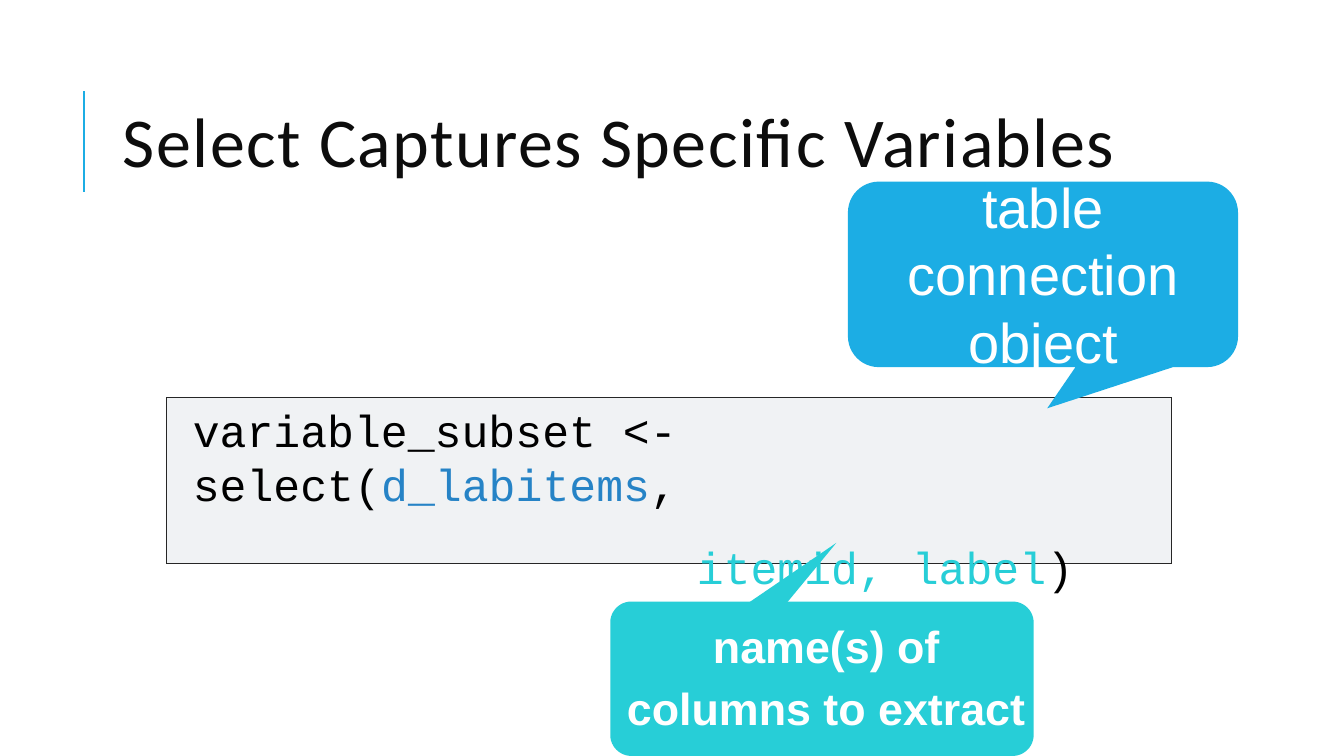
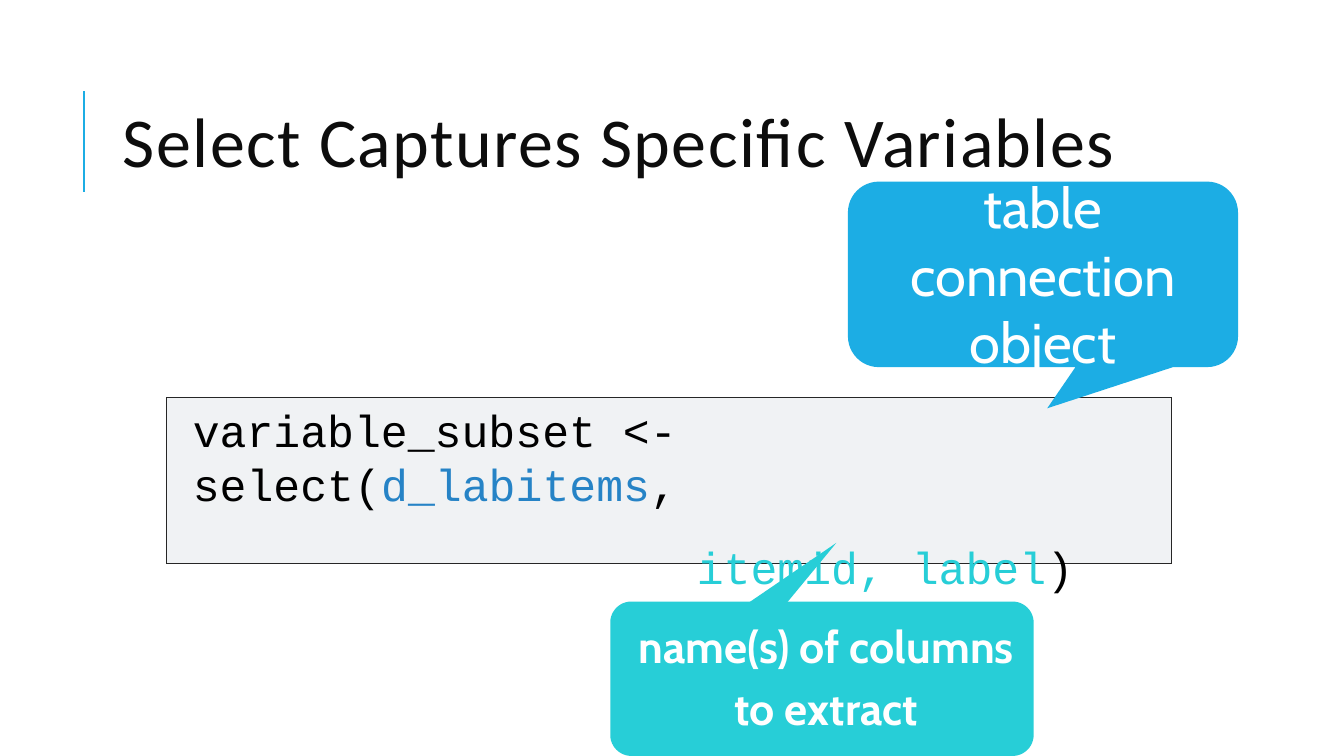
Before and after one commit to amromeo/api_r_int_db_24, a slide deck: slide 25 of presentations/02 - Databases with R.pptx (slide 24 before the commit). Drawn at 1344x756 pixels with LibreOffice and Linux fonts; fonts in the diff are those of the drawing. Boxes give left, top, right and bottom in pixels: in the first picture for what was removed or moved away, otherwise in the second. Text is boxed around its words. In the diff, an @@ line names an element or a change of style, - is before the commit and + after.

```diff
--- a/presentations/02 - Databases with R.pptx
+++ b/presentations/02 - Databases with R.pptx
@@ text "table connection object" at box(910, 181, 1175, 375): font Arial to Cabin @@
@@ text "name(s) of columns to extract" at box(639, 629, 1014, 726): font Arial to Cabin @@
```
Also in this commit, not shown: 10 other slides changed, 1 slide added.
